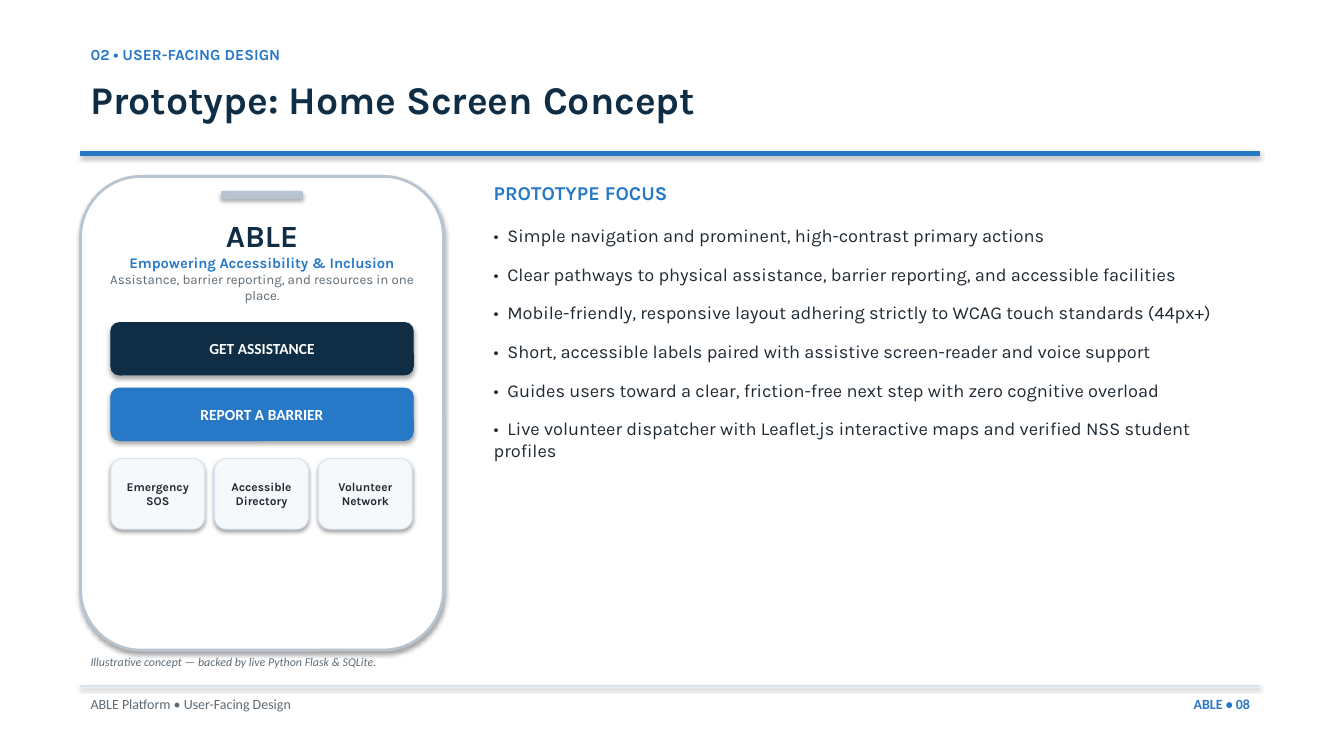
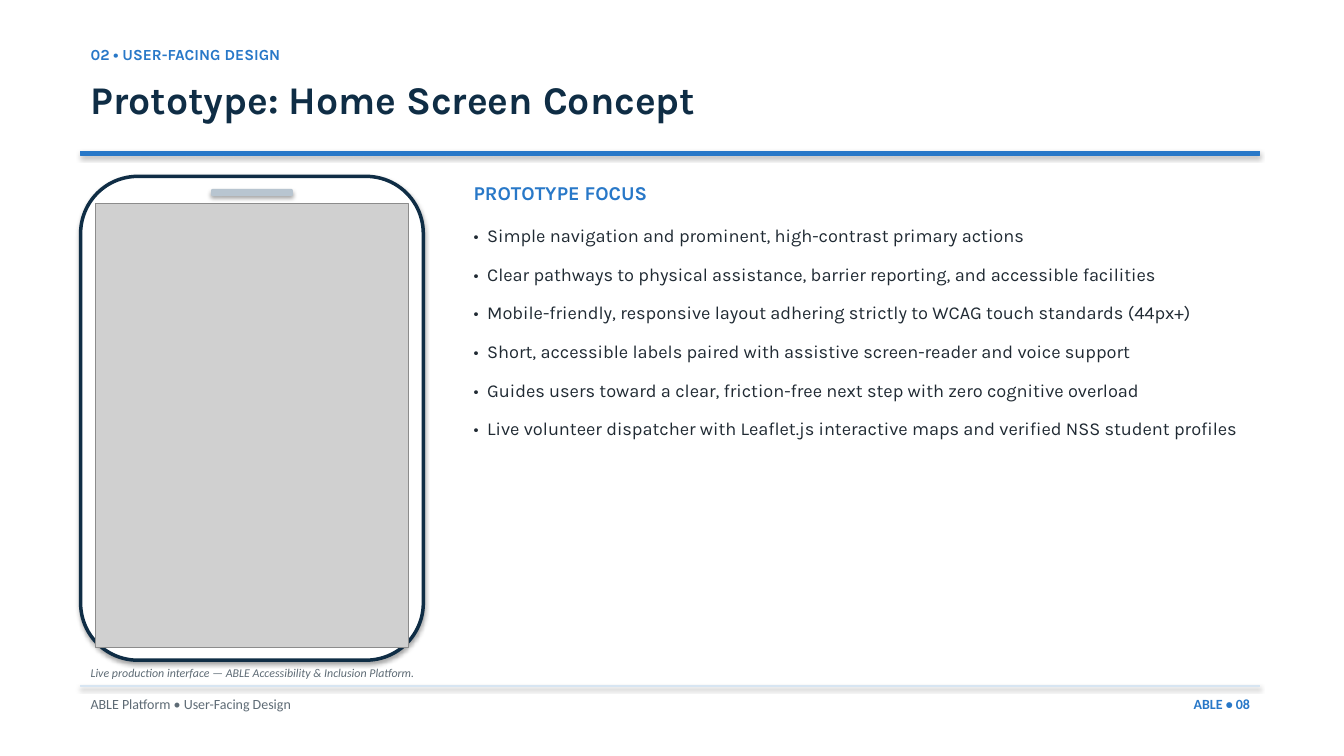
Before and after one commit to amoldaund141-source/ABLE, a slide deck: slide 2 of ABLE_Two_New_Slides.pptx. Drawn at 1344x756 pixels with LibreOffice and Linux fonts; fonts in the diff are those of the drawing; grey boxes stand for pictures. Boxes give left, top, right and bottom in pixels: in the first picture for what was removed or moved away, otherwise in the second. Text is boxed around its words. In the diff, an @@ line names an element or a change of style, - is before the commit and + after.

Commit message:
UI: Embed real ABLE website homepage screen into mobile prototype slide

```diff
--- a/ABLE_Two_New_Slides.pptx
+++ b/ABLE_Two_New_Slides.pptx
@@ rounded rectangle: place and size @@
-rounded rectangle at box(81, 176, 444, 650)
+rounded rectangle at box(81, 176, 423, 660)
@@ rounded rectangle at box(81, 176, 423, 660): outline #B8C5D0 2 pt to #0F2D45 2.5 pt @@
@@ text "PROTOTYPE FOCUS" rewrapped from box(494, 187, 1211, 462) to box(474, 187, 1237, 440) @@
@@ picture added at box(96, 204, 408, 647) @@
@@ rounded rectangle: place and size @@
-rounded rectangle at box(222, 192, 302, 199)
+rounded rectangle at box(212, 190, 292, 196)
@@ text removed at box(110, 227, 414, 303) @@
-ABLE
-Empowering Accessibility & Inclusion
-Assistance, barrier reporting, and resources in one place.
@@ rounded rectangle removed at box(111, 323, 413, 375) @@
-GET ASSISTANCE
@@ rounded rectangle removed at box(111, 388, 413, 441) @@
-REPORT A BARRIER
@@ rounded rectangle removed at box(111, 459, 205, 529) @@
-Emergency
-SOS
@@ rounded rectangle removed at box(215, 459, 309, 529) @@
-Accessible
-Directory
@@ rounded rectangle removed at box(319, 459, 412, 529) @@
-Volunteer
-Network
@@ text removed at box(91, 657, 377, 668) @@
-Illustrative concept — backed by live Python Flask & SQLite.
@@ text added at box(91, 668, 414, 679), 8.5 pt, text #5E6B75, italic @@
+Live production interface — ABLE Accessibility & Inclusion Platform.
```
Also in this commit, not shown: 3 other files.
